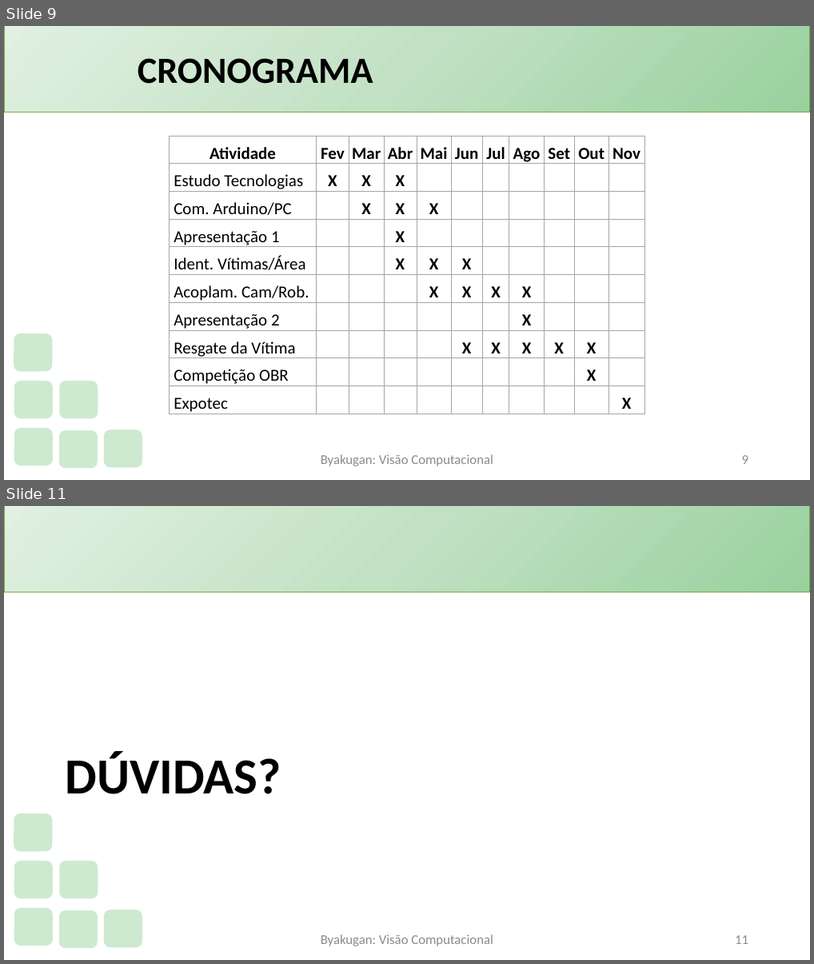
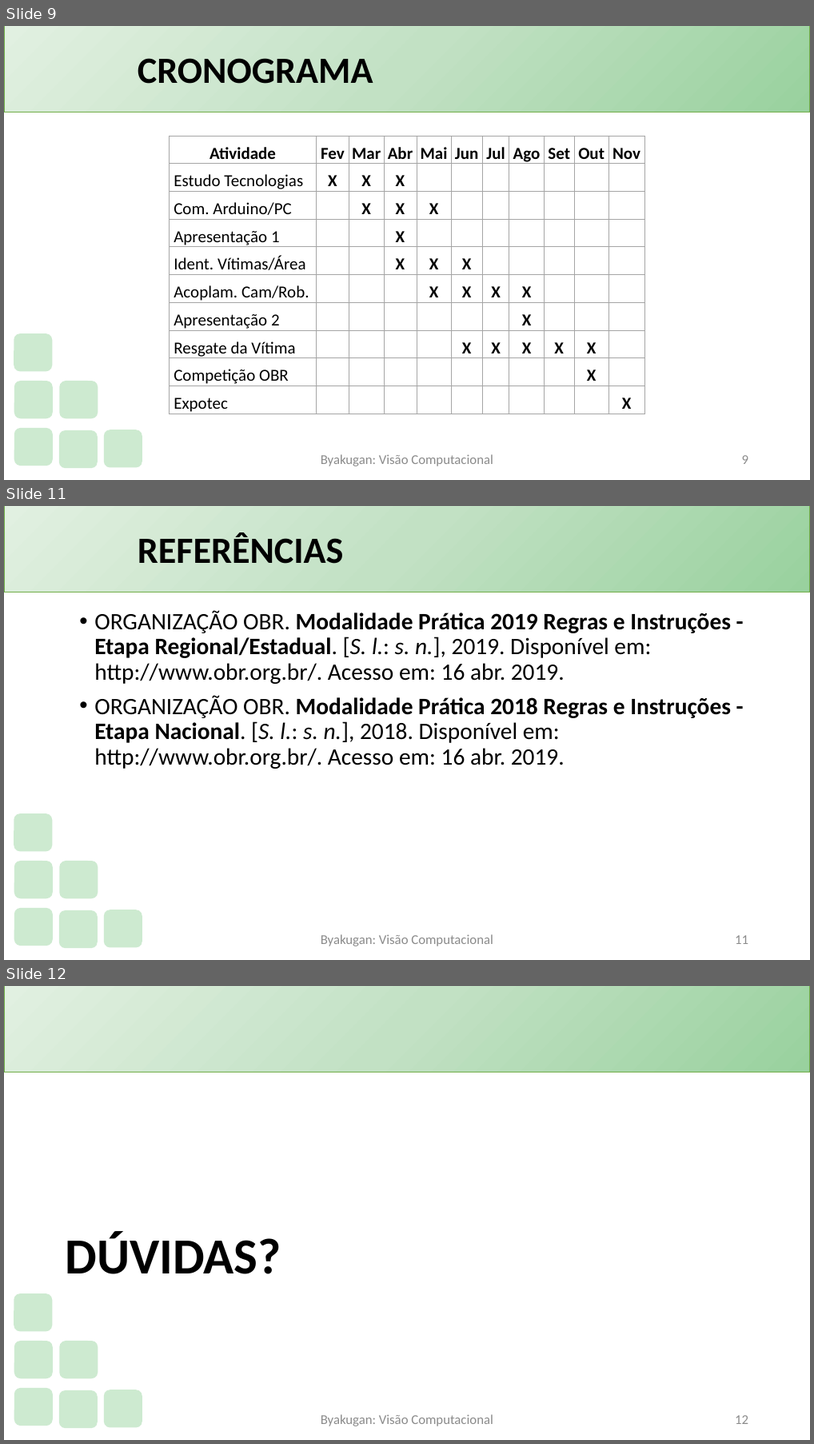
Before and after one commit to PauloVLB/Projeto_Integrador, a slide deck: Slide.pptx. Shown one above the other, each under a label of ours: slides 9 and 11 before the commit, slides 9, 11 and 12 after it; the slides between them are not shown. The pictures are 814x964 and 814x1444 pixels, drawn with LibreOffice and Linux fonts; fonts in the diff are those of the drawing; background and template pictures are left out. Boxes give left, top, right and bottom in pixels: in the first picture for what was removed or moved away, otherwise in the second. Text is boxed around its words. In the diff, an @@ line names an element or a change of style, - is before the commit and + after.

```diff
--- a/Slide.pptx
+++ b/Slide.pptx
@@ slide 11 added at [4, 506, 810, 960], background #FFFFFF; not listed: 7 template elements that a slide beside it also shows @@
@@ title added at [138, 532, 344, 564], 44 pt, text #000000, bold @@
+REFERÊNCIAS
@@ text added at [94, 610, 731, 768], 28 pt, text #000000 @@
+• ORGANIZAÇÃO OBR. Modalidade Prática 2019 Regras e Instruções - Etapa Regional/Estadual. [S. l.: s. n.], 2019. Disponível em: http://www.obr.org.br/. Acesso em: 16 abr. 2019.
+• ORGANIZAÇÃO OBR. Modalidade Prática 2018 Regras e Instruções - Etapa Nacional. [S. l.: s. n.], 2018. Disponível em: http://www.obr.org.br/. Acesso em: 16 abr. 2019.
@@ text added at [321, 934, 494, 946], 16 pt, text #8C8C8C @@
+Byakugan: Visão Computacional
@@ page number added at [735, 935, 749, 944], 16 pt, text #8C8C8C @@
+11
@@ what was slide 11 is now slide 12 @@
@@ page number at [735, 1415, 749, 1424]: text changed @@
-11
+12
```
Also in this commit, not shown: 5 slides changed.
